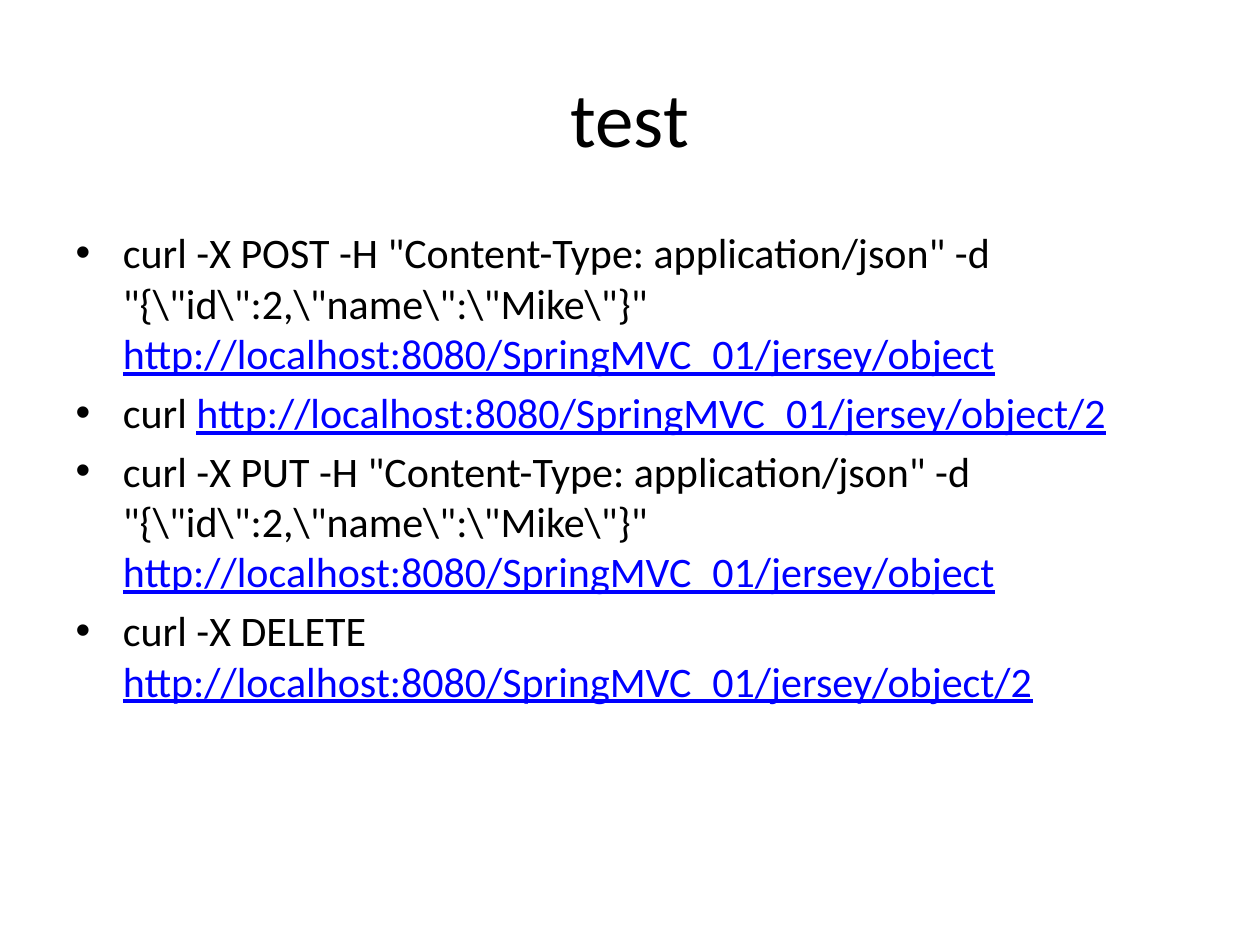
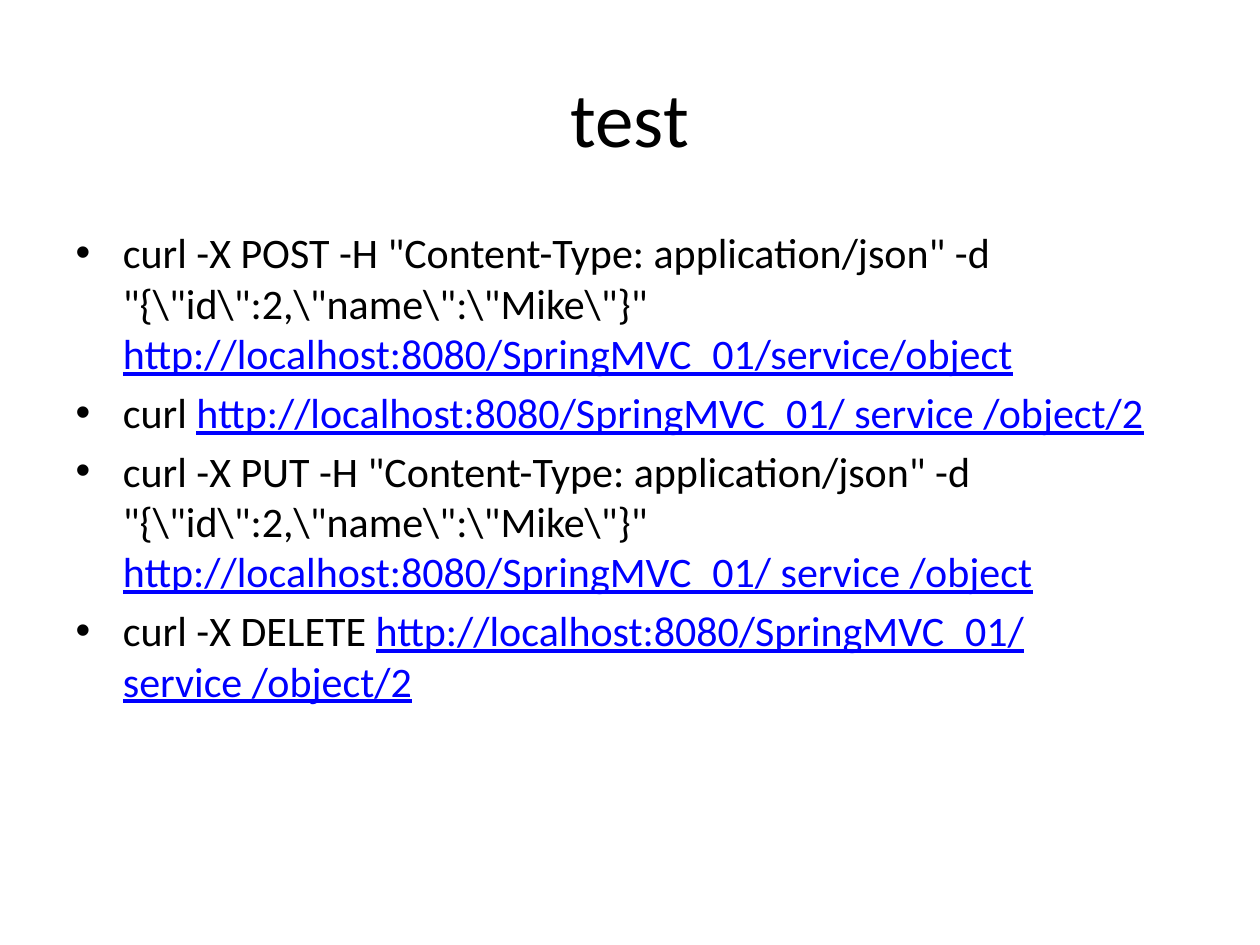
Before and after one commit to hejian1639/SpringMVC, a slide deck: slide 16 of Introduction.pptx (slide 34 before the commit). Drawn at 1260x945 pixels with LibreOffice and Linux fonts; fonts in the diff are those of the drawing. Boxes give left, top, right and bottom in pixels: in the first picture for what was removed or moved away, otherwise in the second. Text is boxed around its words. In the diff, an @@ line names an element or a change of style, - is before the commit and + after.

```diff
--- a/Introduction.pptx
+++ b/Introduction.pptx
@@ text at (123,238,1143,705): text changed @@
-• curl -X POST -H "Content-Type: application/json" -d "{\"id\":2,\"name\":\"Mike\"}" http://localhost:8080/SpringMVC_01/jersey/object
-• curl http://localhost:8080/SpringMVC_01/jersey/object/2
-• curl -X PUT -H "Content-Type: application/json" -d "{\"id\":2,\"name\":\"Mike\"}" http://localhost:8080/SpringMVC_01/jersey/object
-• curl -X DELETE http://localhost:8080/SpringMVC_01/jersey/object/2
+• curl -X POST -H "Content-Type: application/json" -d "{\"id\":2,\"name\":\"Mike\"}" http://localhost:8080/SpringMVC_01/service/object
+• curl http://localhost:8080/SpringMVC_01/ service /object/2
+• curl -X PUT -H "Content-Type: application/json" -d "{\"id\":2,\"name\":\"Mike\"}" http://localhost:8080/SpringMVC_01/ service /object
+• curl -X DELETE http://localhost:8080/SpringMVC_01/ service /object/2
```
Also in this commit, not shown: 11 other slides changed, 10 slides added, 41 slides removed, 9 other files.
